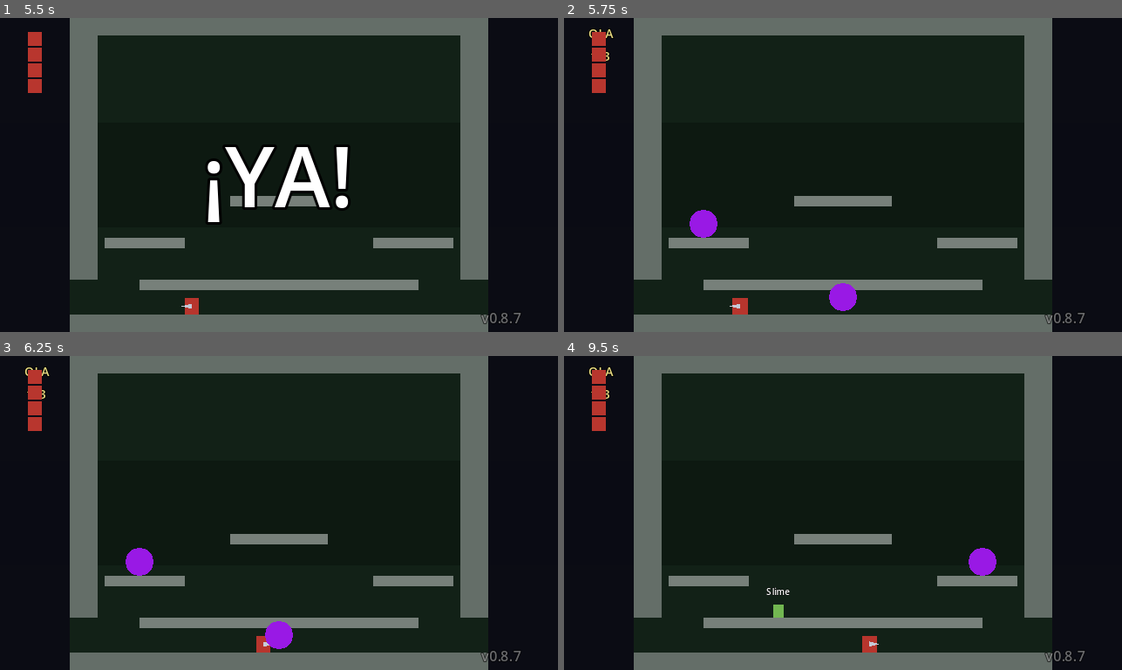
Above: before the commit, frames 1-4 (two rows, left to right).
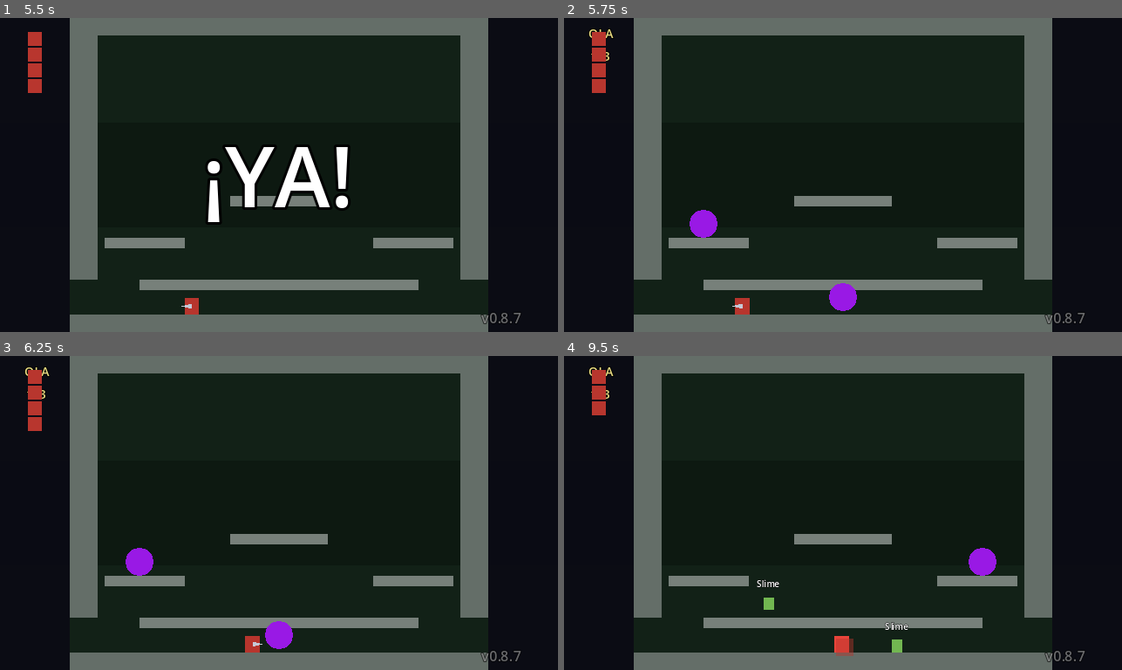
Above: after the commit, the same moments.

Repository: ArtvsMagnvs/MyTowerFall
Game: Godot game, scene res://scenes/ui/MainMenu.tscn
The game is run twice, just before and just after one commit, with the same random seed, the same clock (stepped at 60 frames per second) and the same inputs.
Inputs (mouse positions are in pixels of both pictures, inside the frame that each line leads up to):
- Up to frame 1 (5.5 s): click "HISTORIA" at 0.5 s; tap Enter at 1.25, 3.5, 3.6 s; move the mouse to (401, 159) at 1.27 s; hold D (p1_right) 1.28-2.78 s; tap Shift (p1_dash) at 1.35 s; click (401, 159) at 1.42 s; tap Space at 1.52, 2.27, 2.75, 3.77, 4.52, 5, 5.27 s; move the mouse to (167, 190) at 2.02 s; tap Q at 2.1 s; move the mouse to (334, 105) at 2.77 s; hold A (p1_left) 2.78-3.53 s; tap E at 2.85 s; move the mouse to (251, 237) at 3.52 s; hold D (p1_right) 3.53-5.03 s; click (251, 237) at 3.67 s; move the mouse to (446, 222) at 4.27 s; tap K at 4.35 s; move the mouse to (111, 127) at 5.02 s; hold A (p1_left) from 5.03 s (still down); tap L at 5.1 s
- Up to frame 2 (5.75 s): keep holding A (p1_left)
- Up to frame 3 (6.25 s): move the mouse to (306, 513) at 5.77 s; release A (p1_left) at 5.78 s; hold D (p1_right) from 5.78 s (still down); tap Shift (p1_dash) at 5.85 s; click (306, 513) at 5.92 s
- Up to frame 4 (9.5 s): move the mouse to (759, 434) at 6.52 s; release D (p1_right) at 6.53 s; hold A (p1_left) 6.53-8.03 s; tap Q at 6.6 s; tap Space at 6.77, 7.52, 8.27 s; move the mouse to (965, 497) at 7.27 s; tap E at 7.35 s; move the mouse to (731, 528) at 8.02 s; hold D (p1_right) from 8.03 s (still down); tap Enter at 8.1 s; click (731, 528) at 8.17 s; move the mouse to (898, 443) at 8.77 s; tap K at 8.85 s

Frame 1 is identical in both runs. In frame 2, less than 0.1% of the frame differs, in the area x 29-34%, y 89-95%; in frame 3, 0.2%; in frame 4, 0.9%, in the area x 5-62%, y 19-96%.

Commit message:
v0.8.7.4: screen wrap en cadaver, 1 flecha al revivir, -15% velocidades, nueva secuencia de respawn
Cinco cambios para mejorar el feel general del juego:

1. Corpse con screen wrap vertical (scripts/characters/Corpse.gd). Ahora, cuando
   un cuerpo cae al vacio reaparece por arriba con la misma X (igual que el
   player/monstruo). Asi la flecha que lleve clavada sigue siendo recogible.
   Aplica a TODAS las causas de muerte (flecha, espada, stomp). Sin mecanica
   nueva: misma regla que para entidades vivas.

2. Una flecha al revivir (scripts/characters/PlayerBase.gd). AMMO_START 3 -> 1
   y ammo default 3 -> 1. AMMO_MAX sigue en 5 (tope al recoger del suelo).

3. Reduccion global -15% a todas las velocidades (sin tocar tiempos/locks).
   PlayerStats.tres: walk 78->66, jump -254->-216, fall 260->221, wall_jump_*,
   dash 240->204, stomp_bounce, ledge_slide 30->26. ArrowStats.tres: initial
   300->255, cone 272->231, proj_gravity 200->170. Monstruos: Slime PATROL/CHASE/
   JUMP_VY/JUMP_VX/SLIME_GRAVITY, Troll PATROL/CHASE/ROCK_SPEED/ROCK_GRAVITY,
   ShadowBat FLY/DASH/UNSTUCK, SpecterArcher FLY/BOLT/UNSTUCK, Warrior CHARGE.
   NO tocado: gravity=900, ni cooldowns/locks/dash_duration (son tiempos).

4. Nueva secuencia de respawn en StoryMatch y VersusMatch (duplicada por
   simplicidad). Tras la muerte: gema viaja al cuerpo (0.9s), cuerpo se eleva
   + ilumina (0.3s placeholder), gema crece con aura dorada (1s) y se desvanece,
   mini-carga con 6 rayos electricos decorativos rotando + pulso circular (0.5s,
   sin hitbox), onda expansiva existente (0.12s), blink on/off (1.5s invuln).
   El player aparece con una pose 'flotando' (Y -2 px + brillo, placeholder)
   durante la onda.

5. Sprite/animacion 'flotando' (al llegar la gema y durante la onda) son
   animaciones pixel unicas pendientes. Marcadas como TODO en codigo.

Tests: 16/16 PASS, 0 regresiones.
Cierra BUG-040 (cadaver en vacio), BUG-039 (3 flechas al revivir),
BUG-038 (feel demasiado arcade).
Version 0.8.7.3 -> 0.8.7.4.

Diff:
--- a/project.godot
+++ b/project.godot
@@ -11,7 +11,7 @@
 run/main_scene="res://scenes/ui/MainMenu.tscn"
 config/features=PackedStringArray("4.3", "GL Compatibility")
 config/icon="res://icon.svg"
-config/version="0.8.7.3"
+config/version="0.8.7.4"
 
 [autoload]
 
--- a/resources/PlayerStats.tres
+++ b/resources/PlayerStats.tres
@@ -4,21 +4,21 @@
 
 [resource]
 script = ExtResource("1")
-walk_speed = 78.0
-jump_velocity = -254.0
+walk_speed = 66.0
+jump_velocity = -216.0
 gravity = 900.0
-max_fall_speed = 260.0
-wall_jump_push = 97.5
-wall_jump_vertical = -269.0
-wall_slide_speed = 60.0
+max_fall_speed = 221.0
+wall_jump_push = 83.0
+wall_jump_vertical = -229.0
+wall_slide_speed = 51.0
 wall_jump_lock = 0.15
-dash_speed = 240.0
+dash_speed = 204.0
 dash_duration = 0.12
 dash_cooldown = 1.2
 dash_invuln_frames = 6
 coyote_time = 0.08
 jump_buffer_time = 0.1
-stomp_bounce = -180.0
-stomp_bounce_held = -254.0
-ledge_slide_speed = 30.0
+stomp_bounce = -153.0
+stomp_bounce_held = -216.0
+ledge_slide_speed = 26.0
 ledge_max_slide = 20.0
--- a/resources/ProjectileStats/ArrowStats.tres
+++ b/resources/ProjectileStats/ArrowStats.tres
@@ -4,6 +4,6 @@
 
 [resource]
 script = ExtResource("1")
-initial_speed = 300.0
-cone_speed = 272.0
-proj_gravity = 200.0
+initial_speed = 255.0
+cone_speed = 231.0
+proj_gravity = 170.0
--- a/scripts/characters/Corpse.gd
+++ b/scripts/characters/Corpse.gd
@@ -3,7 +3,11 @@
 ## Corpse — Cuerpo muerto que sale despedido por el impulso del impacto
 ## (efecto TowerFall, V0.2 puntos 9/10). Vuela con gravedad, choca con el mundo,
 ## puede llevar una flecha clavada recogible y se desvanece tras unos segundos.
-## Autor: Claude Code · Versión: 0.5.0
+## V0.8.7.4: screen wrap vertical (igual que player/monstruo). Si el cadáver cae al vacío,
+## reaparece por arriba con la misma X en vez de eliminarse, para que la flecha que lleva
+## pueda seguir siendo recuperable. El comportamiento es el mismo tanto si murió por flecha,
+## espada o stomp: condición general.
+## Autor: Claude Code · Versión: 0.8.7.4
 
 const L_WORLD := 1
 const L_PLAYER_HURT := 2
@@ -66,6 +70,9 @@
 	_t += delta
 	velocity.y = minf(velocity.y + grav * delta, 600.0)
 	move_and_slide()
+	# V0.8.7.4: screen wrap vertical (misma mecánica que player/monstruo). Si el cadáver
+	# cae al vacío, reaparece por arriba con la misma X — la flecha sigue siendo recogible.
+	_update_wrap()
 	velocity.x = move_toward(velocity.x, 0.0, 120.0 * delta)  # fricción al rozar
 	if carries_arrow and _pickup != null:
 		_check_pickup()
@@ -75,6 +82,15 @@
 		queue_free()
 	elif remaining < 0.4:
 		modulate.a = remaining / 0.4
+
+## V0.8.7.4: screen wrap (mismo comportamiento que MonsterBase._update_wrap). Si el centro
+## del cadáver cruza un borde con zona de wrap vertical, reposiciona al otro lado.
+func _update_wrap() -> void:
+	var delta := ScreenWrapper.wrap_delta(global_position)
+	if delta != Vector2.ZERO:
+		global_position += delta
+		if delta.y != 0.0:
+			velocity.y *= 0.5               # damping al wrap vertical (consistente con MonsterBase)
 
 ## V0.3 punto 4 fase 3: al desaparecer el cadáver, la flecha queda clavada en el suelo.
 func _drop_stuck_arrow() -> void:
--- a/scripts/characters/PlayerBase.gd
+++ b/scripts/characters/PlayerBase.gd
@@ -42,9 +42,9 @@
 var frozen := false
 
 # Munición universal de proyectiles
-var ammo: int = 3
+var ammo: int = 1   # V0.8.7.4: default 3 → 1 (consistente con AMMO_START)
 const AMMO_MAX := 5
-const AMMO_START := 3
+const AMMO_START := 1   # V0.8.7.4: 3 → 1 (al revivir se obtiene solo 1 flecha)
 
 # Vidas (modo Versus) — V0.2 punto 11
 var lives := 4
@@ -715,6 +715,8 @@
 		tw.chain().tween_callback(p.queue_free)
 
 ## Reaparición con invulnerabilidad/parpadeo y onda expansiva (V0.2 punto 11).
+## V0.8.7.4: aplica un efecto "flotando" durante la onda expansiva (sutil Y offset + brillo)
+## como placeholder de la animación única que llegará con el pixel art.
 func respawn(at: Vector2) -> void:
 	global_position = at
 	is_dead = false
@@ -731,6 +733,21 @@
 	_invuln = SPAWN_INVULN_DURATION
 	set_physics_process(true)
 	_spawn_shockwave()
+	_play_floating_vfx()    # V0.8.7.4: pose "flotando" durante la onda expansiva
+
+## V0.8.7.4: tween "flotando" — leve Y offset hacia arriba + brillo pulsante durante la onda
+## expansiva (≈0.12s) y un poco más. Placeholder hasta pixel art.
+## La animación única de "flotando" debería reemplazar este tween.
+func _play_floating_vfx() -> void:
+	if _visual == null:
+		return
+	var tw := _visual.create_tween()
+	tw.set_parallel(true)
+	tw.tween_property(_visual, "position:y", -2.0, 0.12).set_trans(Tween.TRANS_SINE)
+	tw.tween_property(_visual, "modulate", Color(1.5, 1.5, 1.5, 1.0), 0.12)
+	# Vuelve a la posición original con un fade del brillo tras la onda.
+	tw.chain().tween_property(_visual, "position:y", 0.0, 0.4).set_trans(Tween.TRANS_SINE)
+	tw.tween_property(_visual, "modulate", Color.WHITE, 0.4)
 
 func _spawn_shockwave() -> void:
 	# Onda expansiva 3×3 casillas que mata a quien esté cerca al aparecer.
--- a/scripts/characters/WarriorPlayer.gd
+++ b/scripts/characters/WarriorPlayer.gd
@@ -9,7 +9,7 @@
 const SWORD_THICK := 12.0
 const SWORD_CD := 0.25
 const CHARGE_MIN := 0.4
-const CHARGE_SPEED := 500.0
+const CHARGE_SPEED := 425.0       # V0.8.7.4: -15% (500 → 425)
 const CHARGE_MAX_DIST := 120.0
 const STUN_TIME := 0.2
 
--- a/scripts/monsters/ShadowBat.gd
+++ b/scripts/monsters/ShadowBat.gd
@@ -12,8 +12,8 @@
 
 enum BState { FLYING, TRACKING, PREPARING_DASH, DASHING, RECOVERING }
 
-const FLY_SPEED := 50.0
-const DASH_SPEED := 240.0          # igual que el jugador
+const FLY_SPEED := 43.0            # V0.8.7.4: -15% (50 → 43)
+const DASH_SPEED := 204.0          # V0.8.7.4: -15% (240 → 204); igual que el jugador
 const DASH_DURATION := 0.12        # igual que el jugador → distancia ≈ 28.8px
 const DASH_COOLDOWN_MIN := 1.5
 const DASH_COOLDOWN_MAX := 3.0
@@ -26,8 +26,8 @@
 const STUCK_WINDOW := 0.6
 const STUCK_MIN_PROGRESS := 12.0
 const UNSTUCK_DURATION := 0.6   # V0.8.7.2: 0.4 → 0.6 (más tiempo de desbloqueo)
-const UNSTUCK_SPEED := 60.0
-const DASH_DISTANCE := DASH_SPEED * DASH_DURATION   # ≈28.8px
+const UNSTUCK_SPEED := 51.0       # V0.8.7.4: -15% (60 → 51)
+const DASH_DISTANCE := DASH_SPEED * DASH_DURATION   # ≈24.5px (V0.8.7.4: DASH_SPEED ×0.85)
 # V0.8.7.2: gate de LoS en TRACKING — si llevamos más de este tiempo sin línea de visión
 # al jugador (hay plataforma/escenario en medio), abandonamos el tracking y volvemos a FLYING.
 const NO_LOS_THRESHOLD := 0.5
--- a/scripts/monsters/Slime.gd
+++ b/scripts/monsters/Slime.gd
@@ -14,12 +14,12 @@
 
 enum G { PATROL, CHASE, WINDUP, AIRBORNE, LAND }
 
-const PATROL_SPEED := 15.0   # V0.5 punto 4 (÷2)
-const CHASE_SPEED := 30.0    # V0.5 punto 4 (÷2)
+const PATROL_SPEED := 13.0   # V0.8.7.4: -15% (15 → 13) para pacing TowerFall
+const CHASE_SPEED := 26.0    # V0.8.7.4: -15% (30 → 26)
 const DETECT := 80.0
-const JUMP_VY := -50.0       # V0.8.2 A-4: impulso ÷2 (salto más alto y flotante con g=112)
-const JUMP_VX := 30.0        # V0.8.2 A-3: igualado a CHASE_SPEED (sin "acelerón" al saltar)
-const SLIME_GRAVITY := 112.0 # V0.8.2 A-4: gravedad propia reducida para altura ×2
+const JUMP_VY := -43.0       # V0.8.7.4: -15% (-50 → -43)
+const JUMP_VX := 26.0        # V0.8.7.4: -15% (30 → 26) — sigue igualado a CHASE_SPEED
+const SLIME_GRAVITY := 95.0  # V0.8.7.4: -15% (112 → 95) — escala con JUMP_VY para mantener el ratio
 const WINDUP_T := 0.2
 const LAND_T := 0.4
 # V0.8.7.3: tolerancia vertical de "misma plataforma". El Slime solo persigue si el jugador
--- a/scripts/monsters/SpecterArcher.gd
+++ b/scripts/monsters/SpecterArcher.gd
@@ -8,8 +8,8 @@
 ## de desbloqueo perpendicular para alejarse antes de re-intentar.
 ## Autor: Claude Code · Versión: 0.8.7.2
 
-const FLY_SPEED := 70.0
-const BOLT_SPEED := 160.0
+const FLY_SPEED := 60.0          # V0.8.7.4: -15% (70 → 60)
+const BOLT_SPEED := 136.0         # V0.8.7.4: -15% (160 → 136)
 const BOLT_GRAVITY := 0.0
 const SHOOT_CD := 5.0      # V0.4 punto 8 (×2)
 const DETECT_RANGE := 75.0 # V0.4 punto 8 (−50%)
@@ -18,7 +18,7 @@
 const STUCK_WINDOW := 0.5
 const STUCK_MIN_PROGRESS := 8.0
 const UNSTUCK_DURATION := 0.6   # V0.8.7.2: 0.3 → 0.6 (más tiempo de desbloqueo perpendicular)
-const UNSTUCK_SPEED := 40.0
+const UNSTUCK_SPEED := 34.0      # V0.8.7.4: -15% (40 → 34)
 
 var _shoot_cd := 2.0
 var _t := 0.0
--- a/scripts/monsters/StoneTroll.gd
+++ b/scripts/monsters/StoneTroll.gd
@@ -12,17 +12,17 @@
 ## plataformas, solo atacan si el jugador entra en su vecindad.
 ## Autor: Claude Code · Versión: 0.8.7.3
 
-const PATROL_SPEED := 20.0
-const CHASE_SPEED := 35.0      # V0.4 p.1b
-const DETECTION_RANGE := 150.0 # V0.4 p.1b
+const PATROL_SPEED := 17.0        # V0.8.7.4: -15% (20 → 17)
+const CHASE_SPEED := 30.0         # V0.8.7.4: -15% (35 → 30); V0.4 p.1b
+const DETECTION_RANGE := 150.0    # V0.4 p.1b
 const PUNCH_RANGE := 40.0
 const PUNCH_CD := 2.0
 const PUNCH_ACTIVE_T := 0.18
 const PUNCH_WINDUP_T := 0.7              # V0.8.2 A-5/C-2: anticipación visible del puñetazo
 const PUNCH_CANCEL_RANGE := PUNCH_RANGE * 2.5  # 100px: si el jugador se aleja, se cancela
 const ROCK_CD := 5.0
-const ROCK_SPEED := 160.0
-const ROCK_GRAVITY := 180.0
+const ROCK_SPEED := 136.0         # V0.8.7.4: -15% (160 → 136)
+const ROCK_GRAVITY := 153.0       # V0.8.7.4: -15% (180 → 153) — escala con ROCK_SPEED
 const WINDUP_T := 0.4
 # V0.8.7.3: tolerancia vertical de "misma plataforma". El Troll NO persigue si el jugador
 # está a más de esta distancia en Y. 14 px ≈ 1.4 tiles (el Troll no salta, solo anda).
--- a/scripts/ui/StoryMatch.gd
+++ b/scripts/ui/StoryMatch.gd
@@ -128,19 +128,128 @@
 	# safe_respawn_pos() ajusta el destino para no reaparecer dentro de geometría/vacío.
 	var target: Vector2 = _level.safe_respawn_pos(corpse_pos)
 	var start := _hud.life_anchor(1)
-	var ball := ColorRect.new()
-	ball.color = _player.body_color
-	ball.size = Vector2(6, 6)
-	ball.position = start - Vector2(3, 3)
+	# V0.8.7.4: la gema viaja al CUERPO (no al safe pos). Al llegar se ejecuta la nueva
+	# secuencia visual: elevación del cadáver, aura de la gema, mini-carga con rayos
+	# eléctricos, y finalmente el respawn (onda expansiva + blink). El respawn ocurre
+	# en `target` (safe pos) para evitar spawnear dentro de geometría.
+	var ball := _make_gem(start, _player.body_color)
 	_level.add_child(ball)
-	var mid := (start + target) * 0.5 + Vector2(0, -28)
+	var corpse_node: Node2D = _player._last_corpse if is_instance_valid(_player._last_corpse) else null
+	_play_respawn_sequence(ball, corpse_pos, target, corpse_node, _player)
+	# Cuando termine la secuencia, _play_respawn_sequence llamará a _player.respawn(target).
+
+## V0.8.7.4: secuencia visual de respawn.
+## 1. Gema viaja al cuerpo (0.9s, misma curva que antes).
+## 2. Al llegar: cuerpo se eleva + se ilumina (0.3s), gema crece con aura (1s total).
+## 3. Gema desaparece, mini-carga con rayos eléctricos decorativos (0.5s).
+## 4. Player respawn (onda expansiva existente + blink de invuln 1.5s existente).
+## Los rayos son puramente decorativos (sin hitbox) — la onda expansiva sigue siendo
+## el momento letal. Las animaciones de "cuerpo flotando" y "durante la onda" son
+## placeholders geométricos hasta que llegue el pixel art.
+func _play_respawn_sequence(ball: ColorRect, corpse_pos: Vector2, target: Vector2,
+		corpse_node: Node2D, player: PlayerBase) -> void:
+	# Paso 1: gema viaja al cuerpo (arc de dos tramos, 0.45s + 0.45s = 0.9s)
+	var start := ball.global_position
+	var mid := (start + corpse_pos) * 0.5 + Vector2(0, -28)
 	var tw := ball.create_tween()
 	tw.tween_property(ball, "position", mid - Vector2(3, 3), 0.45).set_trans(Tween.TRANS_SINE)
-	tw.tween_property(ball, "position", target - Vector2(3, 3), 0.45).set_trans(Tween.TRANS_SINE)
+	tw.tween_property(ball, "position", corpse_pos - Vector2(3, 3), 0.45).set_trans(Tween.TRANS_SINE)
 	tw.tween_callback(func() -> void:
+		_on_gem_arrived(ball, corpse_node, target, player))
+
+func _on_gem_arrived(ball: ColorRect, corpse_node: Node2D, target: Vector2,
+		player: PlayerBase) -> void:
+	# Paso 2a: cuerpo se eleva ligeramente y se ilumina (animación placeholder).
+	# TODO pixel art: sprite/animación única de "cuerpo flotando".
+	if corpse_node != null and is_instance_valid(corpse_node):
+		var tw_rise := corpse_node.create_tween()
+		tw_rise.set_parallel(true)
+		tw_rise.tween_property(corpse_node, "position:y",
+				corpse_node.global_position.y - 5.0, 0.3).set_trans(Tween.TRANS_SINE)
+		tw_rise.tween_property(corpse_node, "modulate",
+				Color(1.7, 1.7, 1.7, 1.0), 0.3).set_trans(Tween.TRANS_SINE)
+	# Paso 2b: aura dorada alrededor de la gema + gema crece (1s total).
+	# TODO pixel art: el aura debería ser un sprite único de "carga de gema".
+	var aura := Polygon2D.new()
+	var r := 8.0
+	aura.polygon = PackedVector2Array([
+		Vector2(-r, -r), Vector2(r, -r), Vector2(r, r), Vector2(-r, r)])
+	aura.color = Color(1.0, 0.9, 0.5, 0.0)   # arranca transparente
+	aura.global_position = ball.global_position + Vector2(3, 3)
+	_level.add_child(aura)
+	var tw_aura := aura.create_tween()
+	tw_aura.set_parallel(true)
+	tw_aura.tween_property(aura, "scale", Vector2(1.8, 1.8), 1.0).set_trans(Tween.TRANS_SINE)
+	tw_aura.tween_property(aura, "modulate:a", 1.0, 0.4)
+	tw_aura.chain().tween_property(aura, "modulate:a", 0.0, 0.6)
+	# La gema crece y se desvanece al final del segundo 1.
+	var tw_ball := ball.create_tween()
+	tw_ball.set_parallel(true)
+	tw_ball.tween_property(ball, "scale", Vector2(1.7, 1.7), 1.0).set_trans(Tween.TRANS_SINE)
+	tw_ball.tween_property(ball, "modulate:a", 0.0, 0.4).set_delay(0.6)
+	# Paso 3: mini-carga con rayos eléctricos decorativos (0.5s).
+	# Los rayos son un anillo de líneas zigzagueantes que rota. Sin hitbox.
+	# TODO pixel art: la "mini-carga" debería ser sprite único de "carga sobre cuerpo".
+	tw_ball.chain().tween_callback(func() -> void:
 		ball.queue_free()
-		if is_instance_valid(_player):
-			_player.respawn(target))
+		if is_instance_valid(aura): aura.queue_free()
+		_play_mini_charge(target)
+		# Paso 4: respawn del jugador en target. Pasa el corpse (si existe) a la onda
+		# para que PlayerBase pueda aplicar la animación "flotando mientras ocurre la onda".
+		player.respawn_with_visual_state(target, corpse_node if is_instance_valid(corpse_node) else null))
+
+## V0.8.7.4: mini-carga con rayos eléctricos decorativos (0.5s) en `target`.
+## Dos elementos visuales: anillo de rayos zigzagueantes que rota + pulso circular.
+func _play_mini_charge(target: Vector2) -> void:
+	# Rayos: 6 líneas zigzagueantes alrededor del punto, rotando en círculo.
+	var rays_container := Node2D.new()
+	rays_container.global_position = target
+	rays_container.modulate = Color(1, 1, 1, 0.0)   # fade in
+	_level.add_child(rays_container)
+	var n_rays := 6
+	for i in n_rays:
+		var ray := Line2D.new()
+		var ang := TAU * i / n_rays
+		# Zigzag: tres puntos, el del medio sobresale hacia afuera.
+		var inner := Vector2.RIGHT.rotated(ang) * 7.0
+		var outer := Vector2.RIGHT.rotated(ang) * 14.0
+		var zigzag := Vector2.RIGHT.rotated(ang + 0.15) * 11.0
+		ray.add_point(inner)
+		ray.add_point(zigzag)
+		ray.add_point(outer)
+		ray.width = 1.5
+		ray.default_color = Color(0.75, 0.92, 1.0, 0.9)
+		rays_container.add_child(ray)
+	var tw_rays := rays_container.create_tween()
+	tw_rays.set_parallel(true)
+	tw_rays.tween_property(rays_container, "modulate:a", 1.0, 0.1)
+	tw_rays.tween_property(rays_container, "rotation", TAU, 0.5).set_trans(Tween.TRANS_LINEAR)
+	tw_rays.tween_property(rays_container, "scale", Vector2(1.4, 1.4), 0.5).set_trans(Tween.TRANS_SINE)
+	tw_rays.chain().tween_property(rays_container, "modulate:a", 0.0, 0.15)
+	tw_rays.tween_callback(rays_container.queue_free)
+	# Pulso circular central (sin hitbox, decorativo).
+	var pulse := Polygon2D.new()
+	var pr := 4.0
+	pulse.polygon = PackedVector2Array([
+		Vector2(-pr, -pr), Vector2(pr, -pr), Vector2(pr, pr), Vector2(-pr, pr)])
+	pulse.color = Color(1.0, 1.0, 0.6, 0.7)
+	pulse.global_position = target
+	_level.add_child(pulse)
+	var tw_pulse := pulse.create_tween()
+	tw_pulse.set_parallel(true)
+	tw_pulse.tween_property(pulse, "scale", Vector2(2.5, 2.5), 0.5).set_trans(Tween.TRANS_SINE)
+	tw_pulse.tween_property(pulse, "modulate:a", 0.0, 0.5)
+	tw_pulse.chain().tween_callback(pulse.queue_free)
+
+## V0.8.7.4: crea una "gema" como ColorRect cuadrado con el color del cuerpo del jugador.
+## Reutilizable por StoryMatch y VersusMatch.
+func _make_gem(start_pos: Vector2, color: Color) -> ColorRect:
+	var g := ColorRect.new()
+	g.color = color
+	g.size = Vector2(6, 6)
+	g.position = start_pos - Vector2(3, 3)
+	g.z_index = 50
+	return g
 
 func _game_over() -> void:
 	_phase = Phase.DEAD
--- a/scripts/ui/VersusMatch.gd
+++ b/scripts/ui/VersusMatch.gd
@@ -66,21 +66,118 @@
 func _respawn_player(p: PlayerBase, pid: int) -> void:
 	# V0.3 punto 13: el cristal viaja a la posición del cadáver (no al spawn fijo),
 	# salvo que esa posición esté en el vacío. Viaje 50% más lento (0.9s).
-	var target: Vector2 = _level.safe_respawn_pos(p.last_death_pos)
+	var corpse_pos: Vector2 = p.last_death_pos
+	if p._last_corpse != null and is_instance_valid(p._last_corpse):
+		corpse_pos = (p._last_corpse as Node2D).global_position
+	var target: Vector2 = _level.safe_respawn_pos(corpse_pos)
 	var start := _hud.life_anchor(pid)
-	var ball := ColorRect.new()
-	ball.color = p.body_color
-	ball.size = Vector2(6, 6)
-	ball.position = start - Vector2(3, 3)
+	# V0.8.7.4: la gema viaja al CUERPO. Al llegar se ejecuta la nueva secuencia
+	# visual (elevación del cadáver, aura de la gema, mini-carga con rayos eléctricos)
+	# y finalmente el respawn (onda expansiva + blink) en `target`.
+	var ball := _make_gem(start, p.body_color)
 	_level.add_child(ball)
-	var mid := (start + target) * 0.5 + Vector2(0, -28)
+	var corpse_node: Node2D = p._last_corpse if is_instance_valid(p._last_corpse) else null
+	_play_respawn_sequence(ball, corpse_pos, target, corpse_node, p)
+	# Cuando termine la secuencia, _play_respawn_sequence llamará a p.respawn(target).
+
+## V0.8.7.4: secuencia visual de respawn (idéntica a StoryMatch).
+## 1. Gema viaja al cuerpo (0.9s, misma curva que antes).
+## 2. Al llegar: cuerpo se eleva + se ilumina (0.3s), gema crece con aura (1s total).
+## 3. Gema desaparece, mini-carga con rayos eléctricos decorativos (0.5s).
+## 4. Player respawn (onda expansiva existente + blink de invuln 1.5s existente).
+func _play_respawn_sequence(ball: ColorRect, corpse_pos: Vector2, target: Vector2,
+		corpse_node: Node2D, player: PlayerBase) -> void:
+	var start := ball.global_position
+	var mid := (start + corpse_pos) * 0.5 + Vector2(0, -28)
 	var tw := ball.create_tween()
 	tw.tween_property(ball, "position", mid - Vector2(3, 3), 0.45).set_trans(Tween.TRANS_SINE)
-	tw.tween_property(ball, "position", target - Vector2(3, 3), 0.45).set_trans(Tween.TRANS_SINE)
+	tw.tween_property(ball, "position", corpse_pos - Vector2(3, 3), 0.45).set_trans(Tween.TRANS_SINE)
 	tw.tween_callback(func() -> void:
+		_on_gem_arrived(ball, corpse_node, target, player))
+
+func _on_gem_arrived(ball: ColorRect, corpse_node: Node2D, target: Vector2,
+		player: PlayerBase) -> void:
+	# Paso 2a: cuerpo se eleva ligeramente y se ilumina (animación placeholder).
+	# TODO pixel art: sprite/animación única de "cuerpo flotando".
+	if corpse_node != null and is_instance_valid(corpse_node):
+		var tw_rise := corpse_node.create_tween()
+		tw_rise.set_parallel(true)
+		tw_rise.tween_property(corpse_node, "position:y",
+				corpse_node.global_position.y - 5.0, 0.3).set_trans(Tween.TRANS_SINE)
+		tw_rise.tween_property(corpse_node, "modulate",
+				Color(1.7, 1.7, 1.7, 1.0), 0.3).set_trans(Tween.TRANS_SINE)
+	# Paso 2b: aura dorada alrededor de la gema + gema crece (1s total).
+	# TODO pixel art: el aura debería ser un sprite único de "carga de gema".
+	var aura := Polygon2D.new()
+	var r := 8.0
+	aura.polygon = PackedVector2Array([
+		Vector2(-r, -r), Vector2(r, -r), Vector2(r, r), Vector2(-r, r)])
+	aura.color = Color(1.0, 0.9, 0.5, 0.0)
+	aura.global_position = ball.global_position + Vector2(3, 3)
+	_level.add_child(aura)
+	var tw_aura := aura.create_tween()
+	tw_aura.set_parallel(true)
+	tw_aura.tween_property(aura, "scale", Vector2(1.8, 1.8), 1.0).set_trans(Tween.TRANS_SINE)
+	tw_aura.tween_property(aura, "modulate:a", 1.0, 0.4)
+	tw_aura.chain().tween_property(aura, "modulate:a", 0.0, 0.6)
+	# La gema crece y se desvanece al final del segundo 1.
+	var tw_ball := ball.create_tween()
+	tw_ball.set_parallel(true)
+	tw_ball.tween_property(ball, "scale", Vector2(1.7, 1.7), 1.0).set_trans(Tween.TRANS_SINE)
+	tw_ball.tween_property(ball, "modulate:a", 0.0, 0.4).set_delay(0.6)
+	tw_ball.chain().tween_callback(func() -> void:
 		ball.queue_free()
-		if is_instance_valid(p):
-			p.respawn(target))
+		if is_instance_valid(aura): aura.queue_free()
+		_play_mini_charge(target)
+		player.respawn(target))
+
+## V0.8.7.4: mini-carga con rayos eléctricos decorativos (0.5s) en `target`.
+func _play_mini_charge(target: Vector2) -> void:
+	var rays_container := Node2D.new()
+	rays_container.global_position = target
+	rays_container.modulate = Color(1, 1, 1, 0.0)
+	_level.add_child(rays_container)
+	var n_rays := 6
+	for i in n_rays:
+		var ray := Line2D.new()
+		var ang := TAU * i / n_rays
+		var inner := Vector2.RIGHT.rotated(ang) * 7.0
+		var outer := Vector2.RIGHT.rotated(ang) * 14.0
+		var zigzag := Vector2.RIGHT.rotated(ang + 0.15) * 11.0
+		ray.add_point(inner)
+		ray.add_point(zigzag)
+		ray.add_point(outer)
+		ray.width = 1.5
+		ray.default_color = Color(0.75, 0.92, 1.0, 0.9)
+		rays_container.add_child(ray)
+	var tw_rays := rays_container.create_tween()
+	tw_rays.set_parallel(true)
+	tw_rays.tween_property(rays_container, "modulate:a", 1.0, 0.1)
+	tw_rays.tween_property(rays_container, "rotation", TAU, 0.5).set_trans(Tween.TRANS_LINEAR)
+	tw_rays.tween_property(rays_container, "scale", Vector2(1.4, 1.4), 0.5).set_trans(Tween.TRANS_SINE)
+	tw_rays.chain().tween_property(rays_container, "modulate:a", 0.0, 0.15)
+	tw_rays.tween_callback(rays_container.queue_free)
+	var pulse := Polygon2D.new()
+	var pr := 4.0
+	pulse.polygon = PackedVector2Array([
+		Vector2(-pr, -pr), Vector2(pr, -pr), Vector2(pr, pr), Vector2(-pr, pr)])
+	pulse.color = Color(1.0, 1.0, 0.6, 0.7)
+	pulse.global_position = target
+	_level.add_child(pulse)
+	var tw_pulse := pulse.create_tween()
+	tw_pulse.set_parallel(true)
+	tw_pulse.tween_property(pulse, "scale", Vector2(2.5, 2.5), 0.5).set_trans(Tween.TRANS_SINE)
+	tw_pulse.tween_property(pulse, "modulate:a", 0.0, 0.5)
+	tw_pulse.chain().tween_callback(pulse.queue_free)
+
+## V0.8.7.4: crea una "gema" como ColorRect cuadrado con el color del cuerpo del jugador.
+func _make_gem(start_pos: Vector2, color: Color) -> ColorRect:
+	var g := ColorRect.new()
+	g.color = color
+	g.size = Vector2(6, 6)
+	g.position = start_pos - Vector2(3, 3)
+	g.z_index = 50
+	return g
 
 func _end_round(winner: int) -> void:
 	_round_active = false
Not shown, changed: CLAUDE.md
Not shown, changed: docs/BUGS.md
Not shown, changed: docs/CHANGELOG.md
